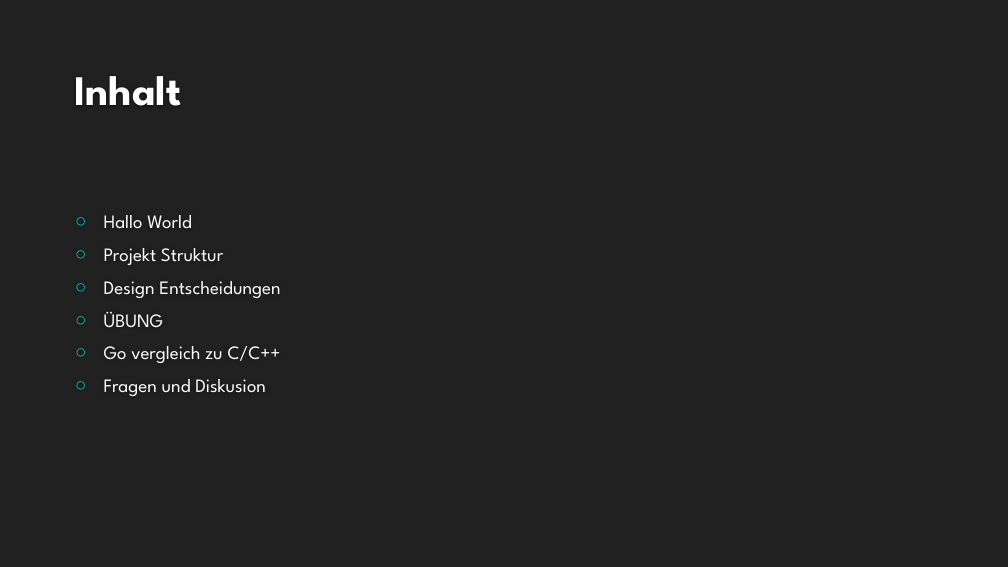
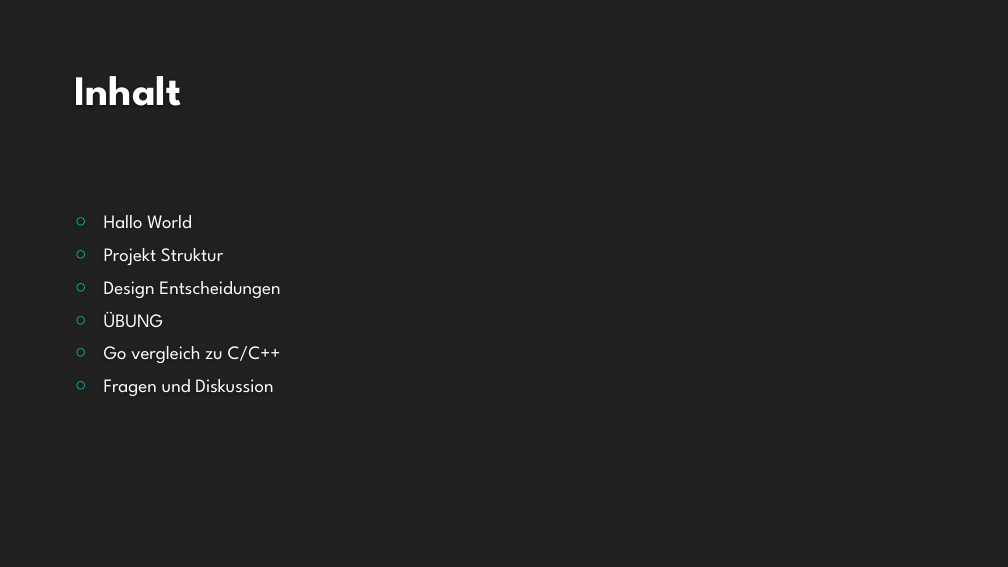
Before and after one commit to informatik-mannheim/iws_golang, a slide deck: slide 2 of presentation/Golang.pptx. Drawn at 1008x567 pixels with LibreOffice and Linux fonts; fonts in the diff are those of the drawing; background and template pictures are left out. Boxes give left, top, right and bottom in pixels: in the first picture for what was removed or moved away, otherwise in the second. Text is boxed around its words. In the diff, an @@ line names an element or a change of style, - is before the commit and + after.

Commit message:
more

```diff
--- a/presentation/Golang.pptx
+++ b/presentation/Golang.pptx
@@ text at (104, 379, 273, 396): text changed @@
-○ Fragen und Diskusion
+○ Fragen und Diskussion
```
Also in this commit, not shown: 2 other slides changed, 11 slides added.
